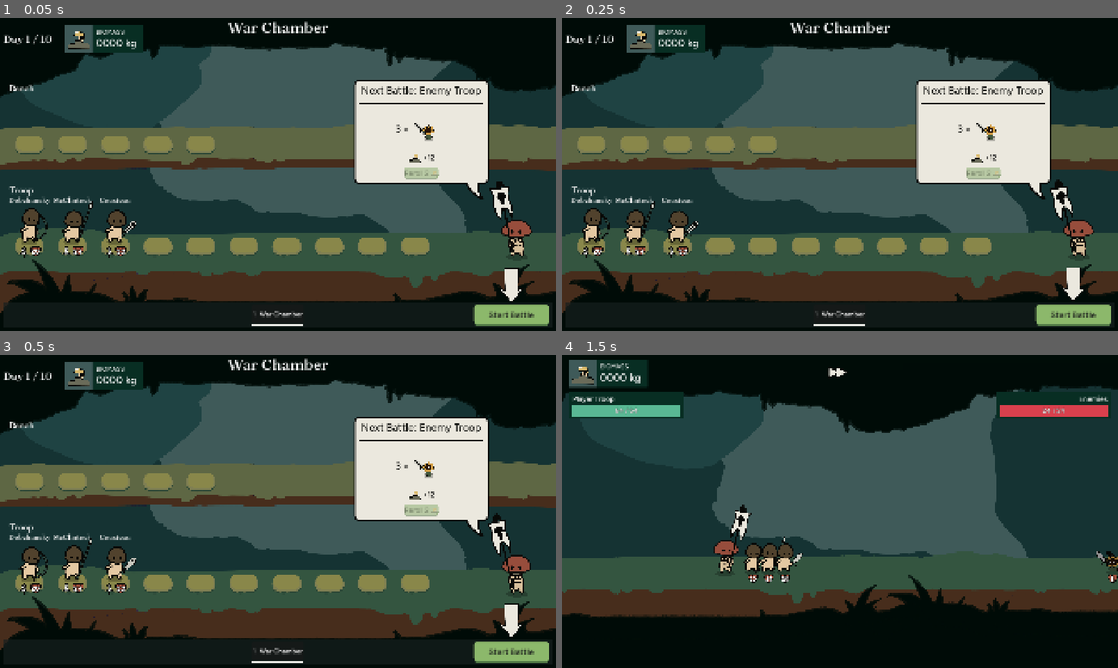
Above: before the commit, frames 1-4 (two rows, left to right).
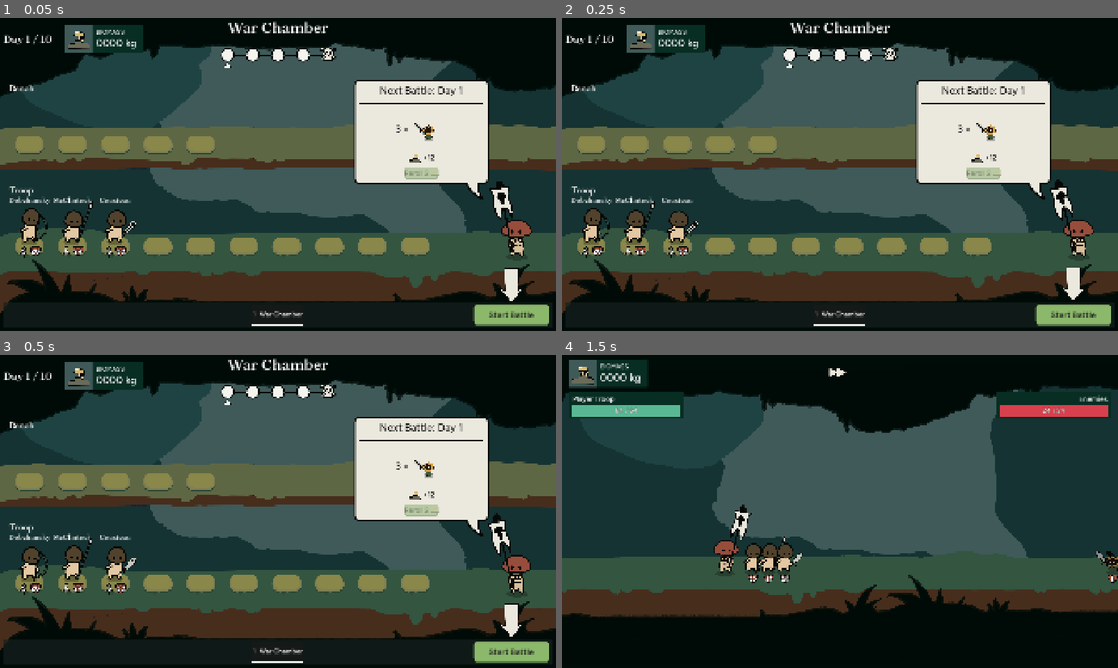
Above: after the commit, the same moments.

Repository: stonecauldron/mycelium-prototype
Game: Godot game, scene res://assets/base/base.tscn
Two runs of this game, one before a commit and one after it. Both use one fixed random seed, a clock stepped at 60 frames per second and the inputs below.
Inputs (mouse positions are in pixels of both pictures, inside the frame that each line leads up to):
- Up to frame 1 (0.05 s): no input
- Up to frame 2 (0.25 s): no input
- Up to frame 3 (0.5 s): no input
- Up to frame 4 (1.5 s): click "Start Battle" at 0.5 s; click (840, 373) at 1.25 s

The runs differ from the first frame. In frame 1, 0.8% of the frame differs, in the area x 39-87%, y 9-25%; in frame 2, 0.8%; in frame 3, 0.8%; in frame 4, nothing differs.

Commit message:
Add War Chamber combat progress track with elite fights every 5 days.
Harder seeded elite bands on days 5/10, scout preview on skull hover without rerolls, and fix enemy combat_profile UIDs.

Co-authored-by: Cursor <cursoragent@cursor.com>

Diff:
--- a/assets/autoload/game_state.gd
+++ b/assets/autoload/game_state.gd
@@ -60,6 +60,11 @@
 	return current_day + 1
 
 
+## Every 5th battle (days 5 and 10 in a 10-day run) is an elite fight.
+func is_elite_day(day: int) -> bool:
+	return day > 0 and day % 5 == 0
+
+
 func clear_upcoming_enemy_formation() -> void:
 	upcoming_enemy_formation.clear()
 
--- a/assets/base/base.gd
+++ b/assets/base/base.gd
@@ -34,10 +34,12 @@
 var _tab_key_order: Array[TabId] = []
 var _camera_tween: Tween
 var _start_arrow: FloatingArrow = null
+var _progress_tracks: Array[CombatProgressTrack] = []
 
 
 func _ready() -> void:
 	_camera.make_current()
+	_wire_progress_tracks()
 	_refresh_hud()
 	_build_tab_bar()
 	_start_combat_button.pressed.connect(_on_start_combat_pressed)
@@ -133,6 +135,40 @@
 	var day := clampi(GameState.get_upcoming_day(), 1, GameState.WIN_DAYS)
 	_day_label.text = "Day %d / %d" % [day, GameState.WIN_DAYS]
 	_biomass_amount.text = "%0*d kg" % [_BIOMASS_DIGITS, GameState.biomass.amount]
+	for track in _progress_tracks:
+		track.refresh()
+
+
+func _wire_progress_tracks() -> void:
+	_progress_tracks.clear()
+	if _colony_screen == null:
+		return
+	var track := _colony_screen.get_node_or_null("HeaderBlock/CombatProgressTrack") as CombatProgressTrack
+	if track == null:
+		return
+	_progress_tracks.append(track)
+	if not track.elite_hovered.is_connected(_on_elite_track_hovered):
+		track.elite_hovered.connect(_on_elite_track_hovered)
+	if not track.elite_unhovered.is_connected(_on_elite_track_unhovered):
+		track.elite_unhovered.connect(_on_elite_track_unhovered)
+
+
+func _on_elite_track_hovered(day: int) -> void:
+	var scout := _scout_bubble()
+	if scout != null:
+		scout.preview_elite_for_day(day)
+
+
+func _on_elite_track_unhovered() -> void:
+	var scout := _scout_bubble()
+	if scout != null:
+		scout.clear_preview()
+
+
+func _scout_bubble() -> ScoutBubble:
+	if _colony_screen == null:
+		return null
+	return _colony_screen.get_node_or_null("ScoutBubble") as ScoutBubble
 
 
 func _is_tab_visible(tab_id: TabId) -> bool:
--- a/assets/base/base.tscn
+++ b/assets/base/base.tscn
@@ -204,12 +204,14 @@
 [node name="TopBar" type="HBoxContainer" parent="HudLayer/HudRoot/RootMargin/RootVBox" unique_id=19804651]
 custom_minimum_size = Vector2(0, 125)
 layout_mode = 2
+mouse_filter = 2
 theme_type_variation = &"TightHBox"
 
 [node name="DayLabel" type="Label" parent="HudLayer/HudRoot/RootMargin/RootVBox/TopBar" unique_id=30292540]
 unique_name_in_owner = true
 custom_minimum_size = Vector2(200, 0)
 layout_mode = 2
+mouse_filter = 2
 theme_type_variation = &"PageTitleLabel"
 text = "Day 1 / 10"
 vertical_alignment = 1
--- /dev/null
+++ b/assets/base/combat_progress_track/combat_progress_day_node.gd
@@ -0,0 +1,66 @@
+class_name CombatProgressDayNode
+extends Control
+
+## Day node on the combat progress track. Theme blanks native TooltipPanel,
+## so tooltips must be custom (same style as scout / strain tips).
+
+const _TOOLTIP_WIDTH := 160.0
+const _PANEL_BG := Color(0.92156863, 0.9098039, 0.87058824, 1)
+const _INK := Color(0.03137255, 0.03529412, 0.02745098, 1)
+
+var day: int = 1:
+	set(value):
+		day = value
+		tooltip_text = "Day %d" % day
+
+
+func setup(day_number: int) -> void:
+	day = day_number
+	mouse_filter = Control.MOUSE_FILTER_STOP
+	mouse_default_cursor_shape = Control.CURSOR_POINTING_HAND
+
+
+func _make_custom_tooltip(_for_text: String) -> Object:
+	var tip := _build_day_tooltip()
+	tip.tree_entered.connect(_configure_tooltip_popup.bind(tip), CONNECT_ONE_SHOT)
+	return tip
+
+
+func _build_day_tooltip() -> Control:
+	var panel := PanelContainer.new()
+	panel.mouse_filter = Control.MOUSE_FILTER_IGNORE
+	var style := StyleBoxFlat.new()
+	style.bg_color = _PANEL_BG
+	style.border_color = Color(0, 0, 0, 1)
+	style.set_border_width_all(5)
+	style.set_corner_radius_all(14)
+	style.content_margin_left = 14.0
+	style.content_margin_top = 12.0
+	style.content_margin_right = 14.0
+	style.content_margin_bottom = 14.0
+	panel.add_theme_stylebox_override("panel", style)
+
+	var name_label := Label.new()
+	name_label.mouse_filter = Control.MOUSE_FILTER_IGNORE
+	name_label.text = "Day %d" % day
+	name_label.add_theme_color_override("font_color", _INK)
+	name_label.add_theme_font_size_override("font_size", 30)
+	name_label.horizontal_alignment = HORIZONTAL_ALIGNMENT_CENTER
+	name_label.custom_minimum_size = Vector2(_TOOLTIP_WIDTH, 0)
+	panel.add_child(name_label)
+	panel.reset_size()
+	return panel
+
+
+func _configure_tooltip_popup(tip: Control) -> void:
+	var node: Node = tip.get_parent()
+	while node != null:
+		if node is PopupPanel:
+			var popup := node as PopupPanel
+			popup.transparent = true
+			popup.transparent_bg = true
+			popup.add_theme_stylebox_override("panel", StyleBoxEmpty.new())
+			var tip_size := tip.get_combined_minimum_size()
+			popup.size = Vector2i(ceili(tip_size.x), ceili(tip_size.y))
+			return
+		node = node.get_parent()
--- /dev/null
+++ b/assets/base/combat_progress_track/combat_progress_track.gd
@@ -0,0 +1,250 @@
+class_name CombatProgressTrack
+extends Control
+
+## Chapter track: 4 normal battles + elite skull. Signals for scout elite preview.
+
+signal elite_hovered(day: int)
+signal elite_unhovered
+
+const _SKULL_TEXTURE := preload("res://assets/base/combat_progress_track/skull.png")
+
+const CHAPTER_LENGTH := 5
+const NODE_COUNT := 5
+const TRACK_WIDTH := 420.0
+const TRACK_HEIGHT := 110.0
+const NODE_RADIUS := 22.0
+const ELITE_NODE_SIZE := 56.0
+const HOVER_SCALE := 1.22
+const HOVER_TWEEN_SEC := 0.12
+const LINE_THICKNESS := 6.0
+const MARKER_SIZE := Vector2(22.0, 16.0)
+const _INK := Color(0.03, 0.035, 0.027, 1.0)
+const _FILL := Color(0.96, 0.96, 0.94, 1.0)
+
+var _upcoming_day: int = 1
+var _chapter_start: int = 1
+var _skull_control: Control = null
+var _marker: Polygon2D = null
+var _node_centers: Array[Vector2] = []
+var _node_controls: Array[Control] = []
+var _built_chapter_start: int = -1
+var _hover_t: Array[float] = []  # 0..1 per node; drives animated size
+var _hover_tweens: Dictionary = {}  # index -> Tween
+
+
+func _ready() -> void:
+	custom_minimum_size = Vector2(TRACK_WIDTH, TRACK_HEIGHT)
+	mouse_filter = Control.MOUSE_FILTER_STOP
+	refresh()
+
+
+func refresh() -> void:
+	_upcoming_day = clampi(GameState.get_upcoming_day(), 1, GameState.WIN_DAYS)
+	_chapter_start = _chapter_start_for_day(_upcoming_day)
+	if _built_chapter_start != _chapter_start:
+		_build_nodes()
+	_layout_nodes()
+	_update_marker()
+	queue_redraw()
+
+
+static func _chapter_start_for_day(day: int) -> int:
+	var clamped := clampi(day, 1, GameState.WIN_DAYS)
+	return floori(float(clamped - 1) / float(CHAPTER_LENGTH)) * CHAPTER_LENGTH + 1
+
+
+func chapter_elite_day() -> int:
+	return _chapter_start + CHAPTER_LENGTH - 1
+
+
+func _build_nodes() -> void:
+	_kill_hover_tweens()
+	for child in get_children():
+		child.free()
+	_node_centers.clear()
+	_node_controls.clear()
+	_hover_t.clear()
+	_skull_control = null
+	_marker = null
+	_built_chapter_start = _chapter_start
+
+	for i in NODE_COUNT:
+		_hover_t.append(0.0)
+		var day := _chapter_start + i
+		var is_elite := i == NODE_COUNT - 1
+		var node: Control
+		if is_elite:
+			node = Control.new()
+		else:
+			var day_node := CombatProgressDayNode.new()
+			day_node.setup(day)
+			node = day_node
+		node.name = "Node%d" % day
+		var node_size := ELITE_NODE_SIZE if is_elite else NODE_RADIUS * 2.0
+		node.custom_minimum_size = Vector2(node_size, node_size)
+		node.mouse_filter = Control.MOUSE_FILTER_STOP
+		node.mouse_default_cursor_shape = Control.CURSOR_POINTING_HAND
+		add_child(node)
+		_node_controls.append(node)
+		node.mouse_entered.connect(_on_node_entered.bind(i, is_elite, day))
+		node.mouse_exited.connect(_on_node_exited.bind(i, is_elite))
+		if is_elite:
+			_skull_control = node
+			var skull := TextureRect.new()
+			skull.name = "SkullIcon"
+			skull.texture = _SKULL_TEXTURE
+			skull.expand_mode = TextureRect.EXPAND_IGNORE_SIZE
+			skull.stretch_mode = TextureRect.STRETCH_KEEP_ASPECT_CENTERED
+			skull.set_anchors_and_offsets_preset(Control.PRESET_FULL_RECT)
+			skull.mouse_filter = Control.MOUSE_FILTER_IGNORE
+			node.add_child(skull)
+
+	_marker = Polygon2D.new()
+	_marker.name = "CurrentMarker"
+	_marker.color = _FILL
+	_marker.polygon = PackedVector2Array([
+		Vector2(0.0, 0.0),
+		Vector2(-MARKER_SIZE.x * 0.5, MARKER_SIZE.y),
+		Vector2(MARKER_SIZE.x * 0.5, MARKER_SIZE.y),
+	])
+	add_child(_marker)
+
+
+func _layout_nodes() -> void:
+	if _built_chapter_start < 0:
+		return
+	_node_centers.clear()
+	var pad_x := ELITE_NODE_SIZE * 0.5 + 8.0
+	var usable := maxf(size.x - pad_x * 2.0, 1.0)
+	if size.x < 1.0:
+		usable = TRACK_WIDTH - pad_x * 2.0
+	# Center nodes in the track so hit targets match the drawn circles/skull.
+	var y := size.y * 0.5 if size.y > 1.0 else TRACK_HEIGHT * 0.5
+	for i in NODE_COUNT:
+		var t := 0.0 if NODE_COUNT <= 1 else float(i) / float(NODE_COUNT - 1)
+		var center := Vector2(pad_x + usable * t, y)
+		_node_centers.append(center)
+		if i >= _node_controls.size():
+			continue
+		var node := _node_controls[i]
+		var is_elite := i == NODE_COUNT - 1
+		var half := (ELITE_NODE_SIZE if is_elite else NODE_RADIUS * 2.0) * 0.5
+		node.size = Vector2(half * 2.0, half * 2.0)
+		node.pivot_offset = node.size * 0.5
+		node.position = center - node.pivot_offset
+		_apply_node_hover_visual(i)
+
+
+func _update_marker() -> void:
+	if _marker == null or _node_centers.is_empty():
+		return
+	var index := clampi(_upcoming_day - _chapter_start, 0, NODE_COUNT - 1)
+	var center: Vector2 = _node_centers[index]
+	var marker_pad := _node_visual_radius(index)
+	_marker.position = Vector2(center.x, center.y + marker_pad + 6.0)
+
+
+func _hover_amount(index: int) -> float:
+	if index < 0 or index >= _hover_t.size():
+		return 0.0
+	return _hover_t[index]
+
+
+func _node_scale_for(index: int) -> float:
+	return lerpf(1.0, HOVER_SCALE, _hover_amount(index))
+
+
+func _node_visual_radius(index: int) -> float:
+	var base := ELITE_NODE_SIZE * 0.5 if index == NODE_COUNT - 1 else NODE_RADIUS
+	return base * _node_scale_for(index)
+
+
+func _apply_node_hover_visual(index: int) -> void:
+	if index < 0 or index >= _node_controls.size():
+		return
+	var node := _node_controls[index]
+	node.pivot_offset = node.size * 0.5
+	var s := _node_scale_for(index)
+	node.scale = Vector2(s, s)
+
+
+func _notification(what: int) -> void:
+	if what == NOTIFICATION_RESIZED and _built_chapter_start >= 0:
+		_layout_nodes()
+		_update_marker()
+		queue_redraw()
+
+
+func _draw() -> void:
+	if _node_centers.size() < 2:
+		return
+	var y := _node_centers[0].y
+	draw_line(
+		Vector2(_node_centers[0].x, y),
+		Vector2(_node_centers[_node_centers.size() - 1].x, y),
+		_INK,
+		LINE_THICKNESS,
+		true
+	)
+
+	for i in _node_centers.size():
+		if i == NODE_COUNT - 1:
+			continue  # Elite uses skull.png TextureRect.
+		var center: Vector2 = _node_centers[i]
+		var radius := _node_visual_radius(i)
+		draw_circle(center, radius, _FILL)
+		draw_arc(center, radius, 0.0, TAU, 48, _INK, 4.0, true)
+
+	if not _node_centers.is_empty():
+		var index := clampi(_upcoming_day - _chapter_start, 0, NODE_COUNT - 1)
+		var tip: Vector2 = _node_centers[index] + Vector2(0.0, _node_visual_radius(index) + 6.0)
+		var pts := PackedVector2Array([
+			tip,
+			tip + Vector2(-MARKER_SIZE.x * 0.5, MARKER_SIZE.y),
+			tip + Vector2(MARKER_SIZE.x * 0.5, MARKER_SIZE.y),
+			tip,
+		])
+		draw_polyline(pts, _INK, 3.0, true)
+
+
+func _on_node_entered(index: int, is_elite: bool, day: int) -> void:
+	_tween_node_hover(index, true)
+	if is_elite:
+		elite_hovered.emit(day)
+
+
+func _on_node_exited(index: int, is_elite: bool) -> void:
+	_tween_node_hover(index, false)
+	if is_elite:
+		elite_unhovered.emit()
+
+
+func _tween_node_hover(index: int, hovering: bool) -> void:
+	if index < 0 or index >= _hover_t.size():
+		return
+	if _hover_tweens.has(index):
+		var prev: Tween = _hover_tweens[index]
+		if prev != null and prev.is_valid():
+			prev.kill()
+	var target := 1.0 if hovering else 0.0
+	var tween := create_tween()
+	tween.set_trans(Tween.TRANS_BACK).set_ease(Tween.EASE_OUT)
+	tween.tween_method(_set_hover_t.bind(index), _hover_t[index], target, HOVER_TWEEN_SEC)
+	_hover_tweens[index] = tween
+
+
+func _set_hover_t(value: float, index: int) -> void:
+	if index < 0 or index >= _hover_t.size():
+		return
+	_hover_t[index] = value
+	_apply_node_hover_visual(index)
+	_update_marker()
+	queue_redraw()
+
+
+func _kill_hover_tweens() -> void:
+	for key in _hover_tweens.keys():
+		var tween: Tween = _hover_tweens[key]
+		if tween != null and tween.is_valid():
+			tween.kill()
+	_hover_tweens.clear()
--- /dev/null
+++ b/assets/base/combat_progress_track/combat_progress_track.tscn
@@ -0,0 +1,10 @@
+[gd_scene format=3 uid="uid://k1npp5blvyao"]
+
+[ext_resource type="Script" path="res://assets/base/combat_progress_track/combat_progress_track.gd" id="1_script"]
+
+[node name="CombatProgressTrack" type="Control"]
+custom_minimum_size = Vector2(420, 96)
+layout_mode = 2
+size_flags_vertical = 4
+mouse_filter = 0
+script = ExtResource("1_script")
--- a/assets/base/troop_selection/enemy_composer.gd
+++ b/assets/base/troop_selection/enemy_composer.gd
@@ -288,6 +288,8 @@
 
 
 static func _band_for_day(day: int) -> Dictionary:
+	if GameState.is_elite_day(day):
+		return _elite_band_for_day(day)
 	match day:
 		1, 2:
 			return {
@@ -315,6 +317,7 @@
 				],
 			}
 		5:
+			# Non-elite fallback (elite days use `_elite_band_for_day`).
 			return {
 				"min_units": 5,
 				"max_units": 6,
@@ -359,13 +362,39 @@
 				],
 			}
 		_:
-			# Day 10.
+			# Day 10 non-elite fallback.
 			return {
 				"min_units": 14,
 				"max_units": 18,
 				"tier_weights": [
 					{"tier": UnitStatsData.PowerTier.COMMON, "weight": 1.0},
 					{"tier": UnitStatsData.PowerTier.UNCOMMON, "weight": 1.0},
+				],
+			}
+
+
+## Harder procedural armies for elite days (+units, tiers shifted up).
+static func _elite_band_for_day(day: int) -> Dictionary:
+	match day:
+		5:
+			return {
+				"min_units": 7,
+				"max_units": 10,
+				"tier_weights": [
+					{"tier": UnitStatsData.PowerTier.WEAK, "weight": 1.0},
+					{"tier": UnitStatsData.PowerTier.COMMON, "weight": 2.0},
+					{"tier": UnitStatsData.PowerTier.UNCOMMON, "weight": 2.0},
+				],
+			}
+		_:
+			# Day 10 (and any other elite day).
+			return {
+				"min_units": 16,
+				"max_units": 22,
+				"tier_weights": [
+					{"tier": UnitStatsData.PowerTier.COMMON, "weight": 1.0},
+					{"tier": UnitStatsData.PowerTier.UNCOMMON, "weight": 2.0},
+					{"tier": UnitStatsData.PowerTier.RARE, "weight": 1.0},
 				],
 			}
 
--- a/assets/base/troop_selection/scout_bubble/scout_bubble.gd
+++ b/assets/base/troop_selection/scout_bubble/scout_bubble.gd
@@ -5,11 +5,14 @@
 	"res://assets/base/troop_selection/scout_bubble/scout_enemy_entry.tscn"
 )
 
+@onready var _scout_title: Label = %ScoutTitle
 @onready var _scout_row: HBoxContainer = %ScoutRow
 @onready var _scout_strain_row: HBoxContainer = %ScoutStrainRow
 @onready var _scout_reward_label: Label = %ScoutRewardLabel
 @onready var _scout_reroll_button: Button = %ScoutRerollButton
 @onready var _scout_reroll_cost_label: Label = %ScoutRerollCostLabel
+
+var _previewing: bool = false
 
 
 func _ready() -> void:
@@ -21,6 +24,32 @@
 
 
 func refresh() -> void:
+	_previewing = false
+	GameState.ensure_upcoming_enemy_formation()
+	var day := clampi(GameState.get_upcoming_day(), 1, GameState.WIN_DAYS)
+	var specs := GameState.upcoming_enemy_formation
+	var title := _title_for_day(day)
+	show_specs(specs, title)
+	_refresh_reroll_affordability()
+
+
+func preview_elite_for_day(day: int) -> void:
+	var elite_day := clampi(day, 1, GameState.WIN_DAYS)
+	if not GameState.is_elite_day(elite_day):
+		return
+	_previewing = true
+	var specs := EnemyComposer.specs_for_day(elite_day)
+	show_specs(specs, "Elite Battle: Day %d" % elite_day)
+	_refresh_reroll_affordability()
+
+
+func clear_preview() -> void:
+	if not _previewing:
+		return
+	refresh()
+
+
+func show_specs(specs: Array[EnemyUnitSpec], title: String) -> void:
 	if _scout_row == null:
 		return
 	for child in _scout_row.get_children():
@@ -28,8 +57,8 @@
 	if _scout_strain_row != null:
 		for child in _scout_strain_row.get_children():
 			child.queue_free()
-	GameState.ensure_upcoming_enemy_formation()
-	var specs := GameState.upcoming_enemy_formation
+	if _scout_title != null:
+		_scout_title.text = title
 	var type_counts: Dictionary = {}
 	for spec in specs:
 		if spec.unit_data == null:
@@ -54,7 +83,19 @@
 		entry_card.setup(count, unit_data)
 	if _scout_reward_label != null:
 		_scout_reward_label.text = "+%d" % reward
-	_refresh_reroll_affordability()
+
+
+func _title_for_day(day: int) -> String:
+	if GameState.is_elite_day(day):
+		return "Elite Battle: Day %d" % day
+	return "Next Battle: Day %d" % day
+
+
+func _reroll_allowed() -> bool:
+	if _previewing:
+		return false
+	var day := clampi(GameState.get_upcoming_day(), 1, GameState.WIN_DAYS)
+	return not GameState.is_elite_day(day)
 
 
 func _refresh_reroll_affordability() -> void:
@@ -62,12 +103,20 @@
 		return
 	if _scout_reroll_cost_label != null:
 		_scout_reroll_cost_label.text = "%d" % BiomassData.SCOUT_REROLL_COST
+	var allowed := _reroll_allowed()
+	_scout_reroll_button.visible = allowed
+	if not allowed:
+		_scout_reroll_button.disabled = true
+		return
 	var can_reroll := GameState.biomass.can_afford(BiomassData.SCOUT_REROLL_COST)
 	_scout_reroll_button.disabled = not can_reroll
 	_scout_reroll_button.modulate = Color.WHITE if can_reroll else Color(1, 1, 1, 0.45)
 
 
 func _on_scout_reroll_pressed() -> void:
+	if not _reroll_allowed():
+		_refresh_reroll_affordability()
+		return
 	if not GameState.biomass.try_spend(BiomassData.SCOUT_REROLL_COST):
 		_refresh_reroll_affordability()
 		return
--- a/assets/base/troop_selection/scout_bubble/scout_bubble.tscn
+++ b/assets/base/troop_selection/scout_bubble/scout_bubble.tscn
@@ -55,10 +55,11 @@
 theme_override_constants/separation = 10
 
 [node name="ScoutTitle" type="Label" parent="ScoutPanel/ScoutMargin/ScoutVBox" unique_id=486641464]
+unique_name_in_owner = true
 layout_mode = 2
 theme_override_colors/font_color = Color(0.03137255, 0.03529412, 0.02745098, 1)
 theme_override_font_sizes/font_size = 36
-text = "Next Battle: Enemy Troop"
+text = "Next Battle: Day 1"
 horizontal_alignment = 1
 
 [node name="ScoutDivider" type="Control" parent="ScoutPanel/ScoutMargin/ScoutVBox" unique_id=1604905395]
--- a/assets/base/troop_selection/troop_selection_screen.tscn
+++ b/assets/base/troop_selection/troop_selection_screen.tscn
@@ -6,6 +6,7 @@
 [ext_resource type="Texture2D" uid="uid://bdla63khxolb3" path="res://assets/base/background/lower_lane.png" id="4_lower_lane"]
 [ext_resource type="PackedScene" uid="uid://iwk60b5u7rf7" path="res://assets/combat/flag_bearer/flag_bearer_visual.tscn" id="5_u66j2"]
 [ext_resource type="PackedScene" path="res://assets/base/troop_selection/scout_bubble/scout_bubble.tscn" id="6_scout"]
+[ext_resource type="PackedScene" uid="uid://ccombatprogtrack1" path="res://assets/base/combat_progress_track/combat_progress_track.tscn" id="7_progress"]
 
 [sub_resource type="StyleBoxEmpty" id="StyleBoxEmpty_panel"]
 
@@ -67,17 +68,23 @@
 anchor_right = 0.5
 offset_left = -352.0
 offset_right = 352.0
-offset_bottom = 78.0
+offset_bottom = 180.0
 grow_horizontal = 2
-mouse_filter = 2
+mouse_filter = 0
 theme_type_variation = &"SectionVBox"
+theme_override_constants/separation = 8
 
 [node name="Header" type="Label" parent="HeaderBlock" unique_id=1708698391]
 layout_mode = 2
 size_flags_horizontal = 4
+mouse_filter = 2
 theme_type_variation = &"PageTitleLabel"
 theme_override_font_sizes/font_size = 52
 text = "War Chamber"
+
+[node name="CombatProgressTrack" parent="HeaderBlock" instance=ExtResource("7_progress")]
+layout_mode = 2
+size_flags_horizontal = 4
 
 [node name="BenchPanel" type="PanelContainer" parent="." unique_id=710296817]
 unique_name_in_owner = true
Not shown, added: assets/base/combat_progress_track/combat_progress_day_node.gd.uid
Not shown, added: assets/base/combat_progress_track/combat_progress_track.gd.uid
Binary file added: assets/base/combat_progress_track/skull.png
Not shown, added: assets/base/combat_progress_track/skull.png.import
Not shown: 1 places in assets/units/enemies/archer_unit.tres that only renumber resources
Not shown: 1 places in assets/units/enemies/bulwark_unit.tres that only renumber resources
Not shown: 1 places in assets/units/enemies/grunt_unit.tres that only renumber resources
Not shown: 1 places in assets/units/enemies/piker_unit.tres that only renumber resources
Not shown, changed: AGENTS.md
